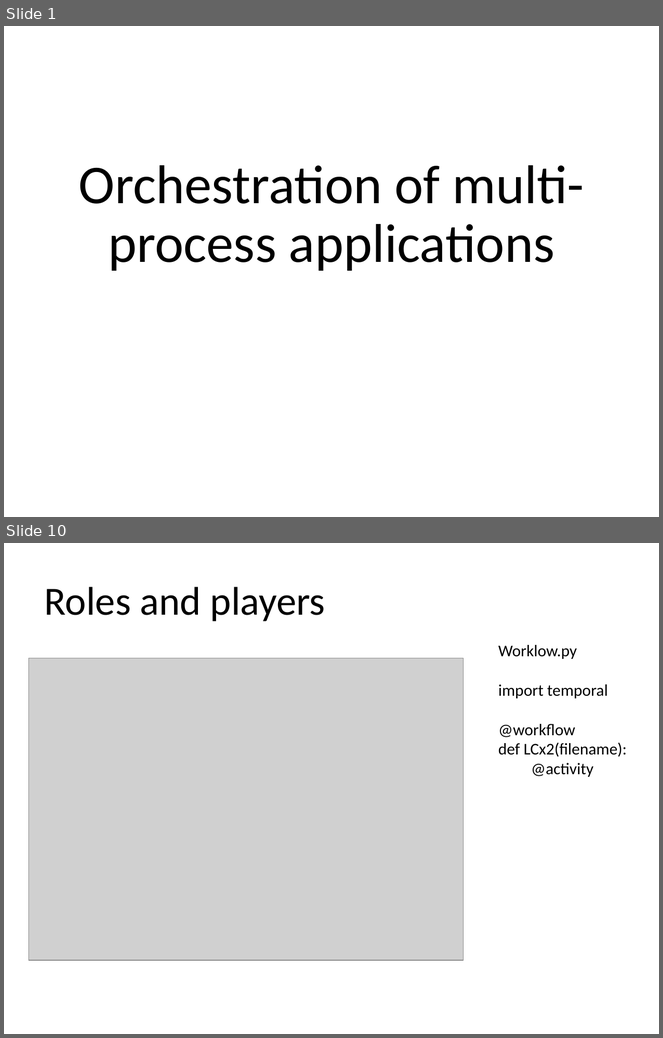
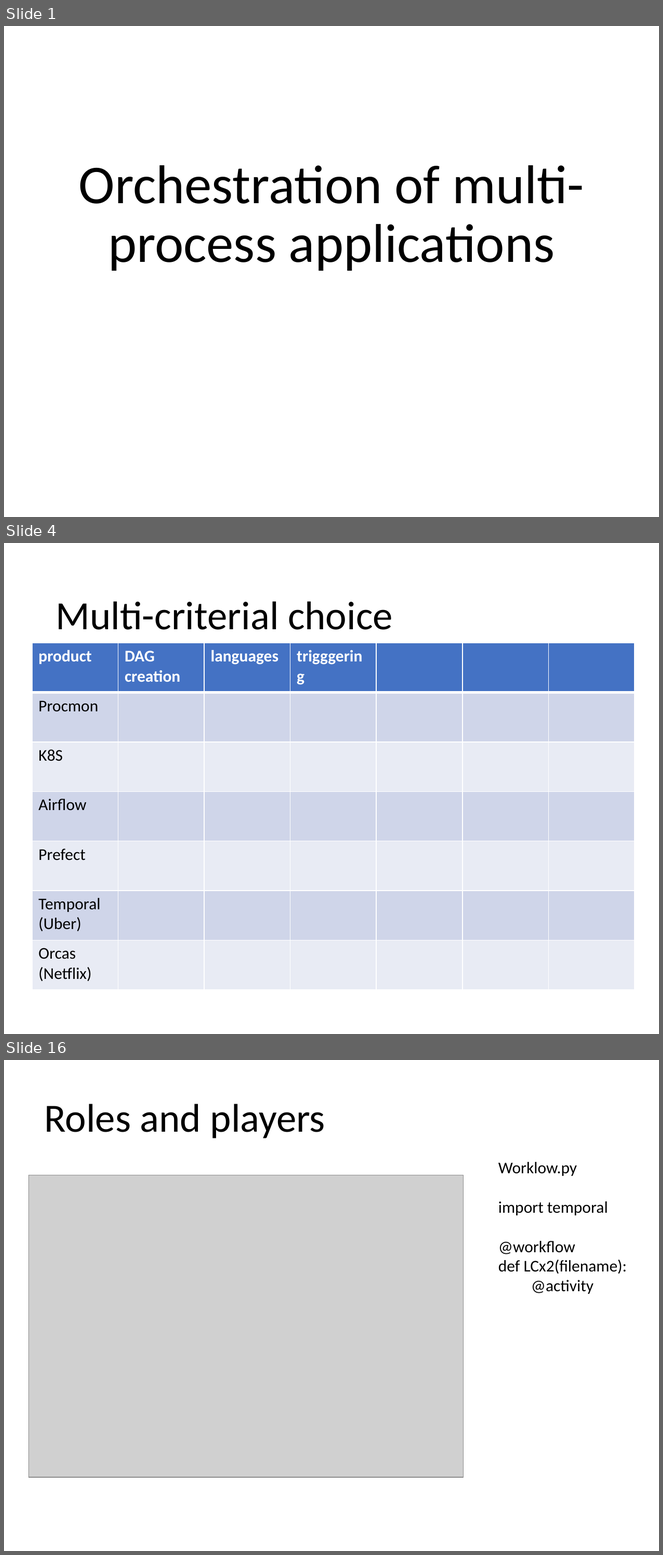
Before and after one commit to zconsult/am_temporal, a slide deck: Temporal.pptx. Shown one above the other, each under a label of ours: slides 1 and 10 before the commit, slides 1, 4 and 16 after it; the slides between them are not shown. The pictures are 663x1038 and 663x1555 pixels, drawn with LibreOffice and Linux fonts; fonts in the diff are those of the drawing; grey boxes stand for pictures. Boxes give left, top, right and bottom in pixels: in the first picture for what was removed or moved away, otherwise in the second. Text is boxed around its words. In the diff, an @@ line names an element or a change of style, - is before the commit and + after.

```diff
--- a/Temporal.pptx
+++ b/Temporal.pptx
@@ slide 4 added at (4, 543, 659, 1034), background #FFFFFF @@
@@ title added at (55, 601, 393, 630), 44 pt, text #000000 @@
+Multi-criterial choice
@@ table added at (32, 643, 633, 990), 7 rows, 7 columns @@
+product | DAG creation | languages | trigggering |  |  | 
+Procmon |  |  |  |  |  | 
+K8S |  |  |  |  |  | 
+Airflow |  |  |  |  |  | 
+Prefect |  |  |  |  |  | 
+Temporal (Uber) |  |  |  |  |  | 
+Orcas (Netflix) |  |  |  |  |  | 
@@ what was slide 10 is now slide 16 @@
```
Also in this commit, not shown: 8 slides changed, 5 other slides added, 1 slide removed.
